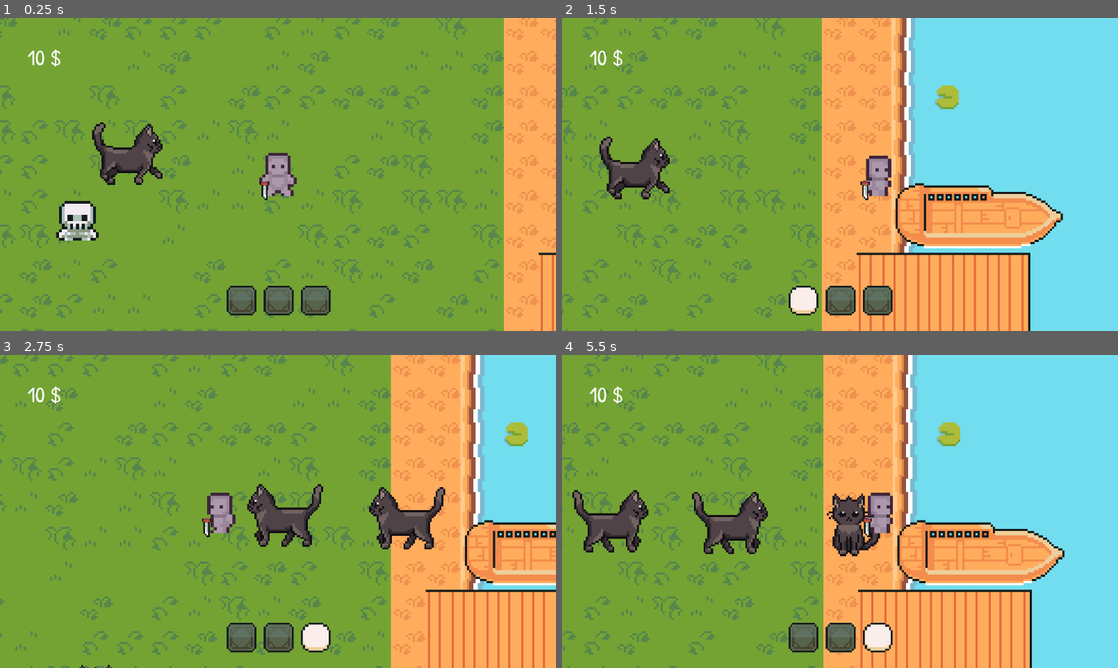
Above: before the commit, frames 1-4 (two rows, left to right).
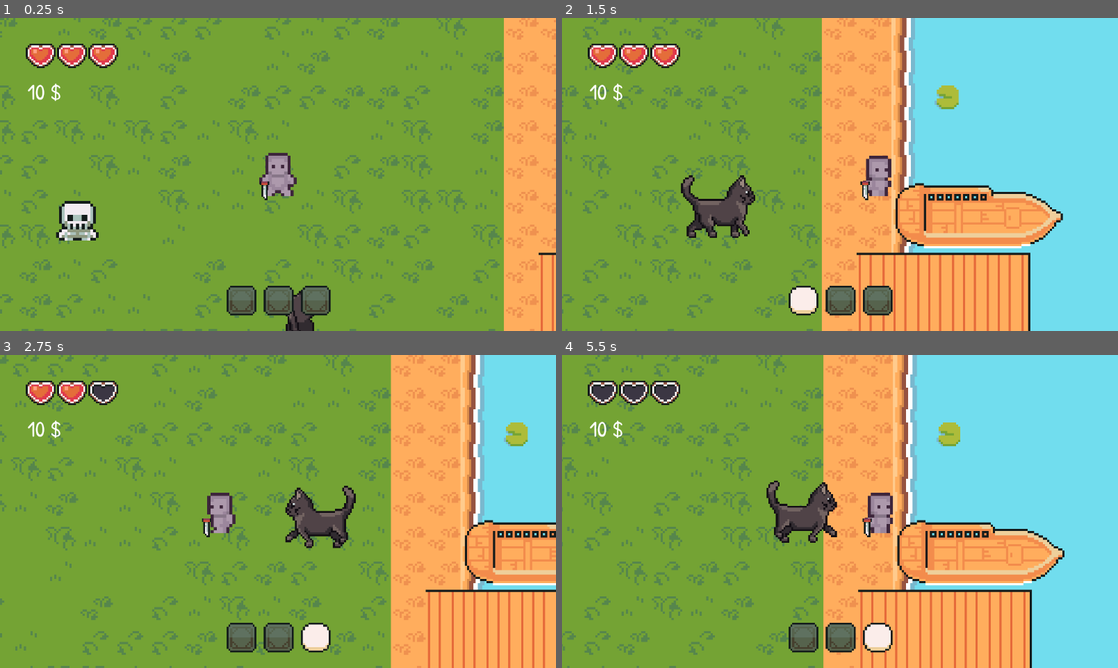
Above: after the commit, the same moments.

Repository: NileKnight1/tycoon
Game: Godot game, scene res://scenes/game.tscn
Two runs of this game, one before a commit and one after it. Both use one fixed random seed, a clock stepped at 60 frames per second and the inputs below.
Inputs (mouse positions are in pixels of both pictures, inside the frame that each line leads up to):
- Up to frame 1 (0.25 s): no input
- Up to frame 2 (1.5 s): tap Enter (ui_accept) at 0.5, 0.77 s; move the mouse to (962, 158) at 0.52 s; hold D (right) from 0.53 s (still down); click (962, 158) at 0.6 s; tap 1 (t1) at 0.8, 1.35 s; move the mouse to (728, 190) at 1.27 s
- Up to frame 3 (2.75 s): tap Enter (ui_accept) at 1.52 s; tap 2 (t2) at 1.55, 2.1 s; move the mouse to (333, 442) at 2.02 s; release D (right) at 2.03 s; hold A (left) from 2.03 s (still down); tap 3 (t3) at 2.3 s
- Up to frame 4 (5.5 s): move the mouse to (812, 574) at 2.77 s; release A (left) at 2.78 s; hold D (right) 2.78-4.28 s; tap 3 (t3) at 2.85, 5.3 s; tap Enter (ui_accept) at 3.02, 3.77, 4.52 s; click (812, 574) at 3.05 s; move the mouse to (1006, 558) at 3.52 s; click (1006, 558) at 3.6 s; tap 1 (t1) at 3.8 s; move the mouse to (673, 464) at 4.27 s; hold A (left) 4.28-5.03 s; tap E (interact) at 4.35 s; tap 2 (t2) at 4.55 s; move the mouse to (867, 511) at 5.02 s; hold D (right) from 5.03 s (still down); hold Shift (sprint) from 5.03 s (still down)

The runs differ from the first frame. In frame 1, 2.9% of the frame differs, in the area x 4-57%, y 8-100%; in frame 2, 4.1%; in frame 3, 5.0%; in frame 4, 6.6%, in the area x 1-58%, y 8-65%.

Commit message:
Working on spawning cats systems

Diff:
--- a/objects/cat.tscn
+++ b/objects/cat.tscn
@@ -1,6 +1,7 @@
-[gd_scene load_steps=29 format=3 uid="uid://tag6uebycwco"]
+[gd_scene load_steps=30 format=3 uid="uid://tag6uebycwco"]
 
 [ext_resource type="Texture2D" uid="uid://bemqptwm174vx" path="res://assets/characters/cars/cat 1 (64х64).png" id="1_01qht"]
+[ext_resource type="Script" uid="uid://dxrjlv0r7d8u6" path="res://scripts/cat.gd" id="1_upkem"]
 
 [sub_resource type="AtlasTexture" id="AtlasTexture_upkem"]
 atlas = ExtResource("1_01qht")
@@ -205,20 +206,49 @@
 "speed": 5.0
 }]
 
-[sub_resource type="CapsuleShape2D" id="CapsuleShape2D_cutwm"]
-radius = 8.999425
-height = 26.020948
+[sub_resource type="CapsuleShape2D" id="CapsuleShape2D_sww3w"]
+radius = 20.012934
+height = 40.025867
 
 [node name="cat" type="CharacterBody2D"]
+scale = Vector2(0.8751179, 0.89774454)
+collision_layer = 16
+collision_mask = 16
+script = ExtResource("1_upkem")
 
 [node name="ch" type="AnimatedSprite2D" parent="."]
-sprite_frames = SubResource("SpriteFrames_j5t1a")
-animation = &"right"
-autoplay = "idle"
-frame = 3
-frame_progress = 0.035458125
-
-[node name="CollisionShape2D" type="CollisionShape2D" parent="."]
-position = Vector2(1, 6)
+scale = Vector2(1, 0.99999994)
+sprite_frames = SubResource("SpriteFrames_qnb83")
+animation = &"left"
+
+[node name="hit" type="Area2D" parent="."]
+scale = Vector2(0.99999994, 0.99999994)
+collision_layer = 0
+collision_mask = 128
+
+[node name="CollisionShape2D2" type="CollisionShape2D" parent="hit"]
+position = Vector2(-0.11469332, 1.4286625)
 rotation = -1.5594913
-shape = SubResource("CapsuleShape2D_cutwm")
+scale = Vector2(0.84688556, 0.9705991)
+shape = SubResource("CapsuleShape2D_sww3w")
+
+[node name="damage" type="Area2D" parent="."]
+scale = Vector2(0.99999994, 0.99999994)
+collision_layer = 0
+collision_mask = 128
+
+[node name="CollisionShape2D2" type="CollisionShape2D" parent="damage"]
+position = Vector2(-0.11469332, 1.4286625)
+rotation = -1.5594913
+scale = Vector2(1.3703128, 1.5704889)
+shape = SubResource("CapsuleShape2D_sww3w")
+
+[node name="CollisionShape2D2" type="CollisionShape2D" parent="."]
+position = Vector2(-0.11469332, 1.4286625)
+rotation = -1.5594913
+scale = Vector2(1.3703128, 1.5704889)
+shape = SubResource("CapsuleShape2D_sww3w")
+
+[connection signal="body_entered" from="hit" to="." method="_on_area_body_entered"]
+[connection signal="body_entered" from="damage" to="." method="_on_damage_body_entered"]
+[connection signal="body_exited" from="damage" to="." method="_on_damage_body_exited"]
--- a/scenes/game.tscn
+++ b/scenes/game.tscn
@@ -25,10 +25,9 @@
 [ext_resource type="Texture2D" uid="uid://uyv4v7un12xg" path="res://assets/interior/desertDungeon_.png" id="18_37s47"]
 [ext_resource type="FontFile" uid="uid://cqf1yldi8ixyt" path="res://temp2.ttf" id="18_e1j6l"]
 [ext_resource type="Texture2D" uid="uid://bqkmho5ybxqmd" path="res://assets/interior/dungeon_ (2).png" id="19_bt5mj"]
+[ext_resource type="Texture2D" uid="uid://b68i3m1omiv5f" path="res://assets/ui/Heart.png" id="20_sgl2t"]
 [ext_resource type="Texture2D" uid="uid://didythlguvrlo" path="res://assets/ui/white.png" id="20_suyxu"]
 [ext_resource type="Texture2D" uid="uid://biqct5jjex5ux" path="res://assets/ui/dark.png" id="21_sgl2t"]
-[ext_resource type="Script" uid="uid://dxrjlv0r7d8u6" path="res://scripts/cat.gd" id="26_bhx41"]
-[ext_resource type="Texture2D" uid="uid://bemqptwm174vx" path="res://assets/characters/cars/cat 1 (64х64).png" id="27_qnb83"]
 
 [sub_resource type="TileSetAtlasSource" id="TileSetAtlasSource_iywne"]
 texture = ExtResource("1_lnu2h")
@@ -347,6 +346,33 @@
 radius = 5.147064
 height = 11.764706
 
+[sub_resource type="AtlasTexture" id="AtlasTexture_qouja"]
+atlas = ExtResource("20_sgl2t")
+region = Rect2(0, 0, 16, 16)
+
+[sub_resource type="AtlasTexture" id="AtlasTexture_wljb1"]
+atlas = ExtResource("20_sgl2t")
+region = Rect2(64, 0, 16, 16)
+
+[sub_resource type="SpriteFrames" id="SpriteFrames_v2yb1"]
+animations = [{
+"frames": [{
+"duration": 1.0,
+"texture": SubResource("AtlasTexture_qouja")
+}],
+"loop": true,
+"name": &"false",
+"speed": 5.0
+}, {
+"frames": [{
+"duration": 1.0,
+"texture": SubResource("AtlasTexture_wljb1")
+}],
+"loop": true,
+"name": &"true",
+"speed": 5.0
+}]
+
 [sub_resource type="TileSetAtlasSource" id="TileSetAtlasSource_e1j6l"]
 texture = ExtResource("15_264po")
 
@@ -392,213 +418,6 @@
 sources/3 = SubResource("TileSetAtlasSource_qnb83")
 sources/4 = SubResource("TileSetAtlasSource_sww3w")
 
-[sub_resource type="AtlasTexture" id="AtlasTexture_upkem"]
-atlas = ExtResource("27_qnb83")
-region = Rect2(0, 128, 64, 64)
-
-[sub_resource type="AtlasTexture" id="AtlasTexture_6x4st"]
-atlas = ExtResource("27_qnb83")
-region = Rect2(64, 128, 64, 64)
-
-[sub_resource type="AtlasTexture" id="AtlasTexture_rsrf8"]
-atlas = ExtResource("27_qnb83")
-region = Rect2(128, 128, 64, 64)
-
-[sub_resource type="AtlasTexture" id="AtlasTexture_8u3rq"]
-atlas = ExtResource("27_qnb83")
-region = Rect2(192, 128, 64, 64)
-
-[sub_resource type="AtlasTexture" id="AtlasTexture_ulr3s"]
-atlas = ExtResource("27_qnb83")
-region = Rect2(256, 128, 64, 64)
-
-[sub_resource type="AtlasTexture" id="AtlasTexture_bom52"]
-atlas = ExtResource("27_qnb83")
-region = Rect2(320, 128, 64, 64)
-
-[sub_resource type="AtlasTexture" id="AtlasTexture_12x37"]
-atlas = ExtResource("27_qnb83")
-region = Rect2(0, 0, 64, 64)
-
-[sub_resource type="AtlasTexture" id="AtlasTexture_8dbyo"]
-atlas = ExtResource("27_qnb83")
-region = Rect2(0, 256, 64, 64)
-
-[sub_resource type="AtlasTexture" id="AtlasTexture_rmyt8"]
-atlas = ExtResource("27_qnb83")
-region = Rect2(64, 256, 64, 64)
-
-[sub_resource type="AtlasTexture" id="AtlasTexture_vcplg"]
-atlas = ExtResource("27_qnb83")
-region = Rect2(128, 256, 64, 64)
-
-[sub_resource type="AtlasTexture" id="AtlasTexture_6p0du"]
-atlas = ExtResource("27_qnb83")
-region = Rect2(192, 256, 64, 64)
-
-[sub_resource type="AtlasTexture" id="AtlasTexture_vufol"]
-atlas = ExtResource("27_qnb83")
-region = Rect2(256, 256, 64, 64)
-
-[sub_resource type="AtlasTexture" id="AtlasTexture_guvlc"]
-atlas = ExtResource("27_qnb83")
-region = Rect2(320, 256, 64, 64)
-
-[sub_resource type="AtlasTexture" id="AtlasTexture_ep12j"]
-atlas = ExtResource("27_qnb83")
-region = Rect2(0, 320, 64, 64)
-
-[sub_resource type="AtlasTexture" id="AtlasTexture_6c7gc"]
-atlas = ExtResource("27_qnb83")
-region = Rect2(64, 320, 64, 64)
-
-[sub_resource type="AtlasTexture" id="AtlasTexture_i1eew"]
-atlas = ExtResource("27_qnb83")
-region = Rect2(128, 320, 64, 64)
-
-[sub_resource type="AtlasTexture" id="AtlasTexture_2akte"]
-atlas = ExtResource("27_qnb83")
-region = Rect2(192, 320, 64, 64)
-
-[sub_resource type="AtlasTexture" id="AtlasTexture_ylepy"]
-atlas = ExtResource("27_qnb83")
-region = Rect2(256, 320, 64, 64)
-
-[sub_resource type="AtlasTexture" id="AtlasTexture_dn5vx"]
-atlas = ExtResource("27_qnb83")
-region = Rect2(320, 320, 64, 64)
-
-[sub_resource type="AtlasTexture" id="AtlasTexture_0ldqw"]
-atlas = ExtResource("27_qnb83")
-region = Rect2(0, 192, 64, 64)
-
-[sub_resource type="AtlasTexture" id="AtlasTexture_0nv58"]
-atlas = ExtResource("27_qnb83")
-region = Rect2(64, 192, 64, 64)
-
-[sub_resource type="AtlasTexture" id="AtlasTexture_8k4tw"]
-atlas = ExtResource("27_qnb83")
-region = Rect2(128, 192, 64, 64)
-
-[sub_resource type="AtlasTexture" id="AtlasTexture_5n3o6"]
-atlas = ExtResource("27_qnb83")
-region = Rect2(192, 192, 64, 64)
-
-[sub_resource type="AtlasTexture" id="AtlasTexture_1ef0l"]
-atlas = ExtResource("27_qnb83")
-region = Rect2(256, 192, 64, 64)
-
-[sub_resource type="AtlasTexture" id="AtlasTexture_s7n64"]
-atlas = ExtResource("27_qnb83")
-region = Rect2(320, 192, 64, 64)
-
-[sub_resource type="SpriteFrames" id="SpriteFrames_qnb83"]
-animations = [{
-"frames": [{
-"duration": 1.0,
-"texture": SubResource("AtlasTexture_upkem")
-}, {
-"duration": 1.0,
-"texture": SubResource("AtlasTexture_6x4st")
-}, {
-"duration": 1.0,
-"texture": SubResource("AtlasTexture_rsrf8")
-}, {
-"duration": 1.0,
-"texture": SubResource("AtlasTexture_8u3rq")
-}, {
-"duration": 1.0,
-"texture": SubResource("AtlasTexture_ulr3s")
-}, {
-"duration": 1.0,
-"texture": SubResource("AtlasTexture_bom52")
-}],
-"loop": true,
-"name": &"down",
-"speed": 5.0
-}, {
-"frames": [{
-"duration": 1.0,
-"texture": SubResource("AtlasTexture_12x37")
-}],
-"loop": true,
-"name": &"idle",
-"speed": 5.0
-}, {
-"frames": [{
-"duration": 1.0,
-"texture": SubResource("AtlasTexture_8dbyo")
-}, {
-"duration": 1.0,
-"texture": SubResource("AtlasTexture_rmyt8")
-}, {
-"duration": 1.0,
-"texture": SubResource("AtlasTexture_vcplg")
-}, {
-"duration": 1.0,
-"texture": SubResource("AtlasTexture_6p0du")
-}, {
-"duration": 1.0,
-"texture": SubResource("AtlasTexture_vufol")
-}, {
-"duration": 1.0,
-"texture": SubResource("AtlasTexture_guvlc")
-}],
-"loop": true,
-"name": &"left",
-"speed": 5.0
-}, {
-"frames": [{
-"duration": 1.0,
-"texture": SubResource("AtlasTexture_ep12j")
-}, {
-"duration": 1.0,
-"texture": SubResource("AtlasTexture_6c7gc")
-}, {
-"duration": 1.0,
-"texture": SubResource("AtlasTexture_i1eew")
-}, {
-"duration": 1.0,
-"texture": SubResource("AtlasTexture_2akte")
-}, {
-"duration": 1.0,
-"texture": SubResource("AtlasTexture_ylepy")
-}, {
-"duration": 1.0,
-"texture": SubResource("AtlasTexture_dn5vx")
-}],
-"loop": true,
-"name": &"right",
-"speed": 5.0
-}, {
-"frames": [{
-"duration": 1.0,
-"texture": SubResource("AtlasTexture_0ldqw")
-}, {
-"duration": 1.0,
-"texture": SubResource("AtlasTexture_0nv58")
-}, {
-"duration": 1.0,
-"texture": SubResource("AtlasTexture_8k4tw")
-}, {
-"duration": 1.0,
-"texture": SubResource("AtlasTexture_5n3o6")
-}, {
-"duration": 1.0,
-"texture": SubResource("AtlasTexture_1ef0l")
-}, {
-"duration": 1.0,
-"texture": SubResource("AtlasTexture_s7n64")
-}],
-"loop": true,
-"name": &"up",
-"speed": 5.0
-}]
-
-[sub_resource type="CapsuleShape2D" id="CapsuleShape2D_sww3w"]
-radius = 20.012934
-height = 40.025867
-
 [node name="game" type="Node2D"]
 script = ExtResource("1_u5sy4")
 
@@ -825,6 +644,13 @@
 texture = ExtResource("13_suyxu")
 expand_mode = 1
 stretch_mode = 5
+
+[node name="cooldown" type="Timer" parent="player1"]
+wait_time = 0.5
+one_shot = true
+
+[node name="hearts" type="Timer" parent="player1"]
+one_shot = true
 
 [node name="gui" type="CanvasLayer" parent="."]
 
@@ -956,11 +782,33 @@
 horizontal_alignment = 1
 vertical_alignment = 1
 
+[node name="hearts" type="HBoxContainer" parent="gui"]
+offset_right = 40.0
+offset_bottom = 40.0
+
+[node name="heart3" type="AnimatedSprite2D" parent="gui/hearts"]
+position = Vector2(238, 85)
+scale = Vector2(4.3125, 4.3125)
+sprite_frames = SubResource("SpriteFrames_v2yb1")
+animation = &"true"
+
+[node name="heart2" type="AnimatedSprite2D" parent="gui/hearts"]
+position = Vector2(166.00002, 85)
+scale = Vector2(4.3125, 4.3125)
+sprite_frames = SubResource("SpriteFrames_v2yb1")
+animation = &"true"
+
+[node name="heart1" type="AnimatedSprite2D" parent="gui/hearts"]
+position = Vector2(94, 85)
+scale = Vector2(4.3125, 4.3125)
+sprite_frames = SubResource("SpriteFrames_v2yb1")
+animation = &"true"
+
 [node name="currency" type="Label" parent="gui"]
 offset_left = 63.0
-offset_top = 56.0
+offset_top = 135.0
 offset_right = 232.0
-offset_bottom = 151.0
+offset_bottom = 230.0
 theme_override_fonts/font = ExtResource("8_gee14")
 theme_override_font_sizes/font_size = 50
 text = "0 $"
@@ -1101,129 +949,6 @@
 
 [node name="cats" type="Node2D" parent="."]
 
-[node name="cooldown" type="Timer" parent="cats"]
-wait_time = 0.5
-one_shot = true
-
-[node name="cat" type="CharacterBody2D" parent="cats"]
-scale = Vector2(0.8751179, 0.89774454)
-collision_layer = 16
-collision_mask = 16
-script = ExtResource("26_bhx41")
-
-[node name="ch" type="AnimatedSprite2D" parent="cats/cat"]
-scale = Vector2(1, 0.99999994)
-sprite_frames = SubResource("SpriteFrames_qnb83")
-animation = &"left"
-
-[node name="hit" type="Area2D" parent="cats/cat"]
-scale = Vector2(0.99999994, 0.99999994)
-collision_layer = 0
-collision_mask = 128
-
-[node name="CollisionShape2D2" type="CollisionShape2D" parent="cats/cat/hit"]
-position = Vector2(-0.11469332, 1.4286625)
-rotation = -1.5594913
-scale = Vector2(0.84688556, 0.9705991)
-shape = SubResource("CapsuleShape2D_sww3w")
-
-[node name="damage" type="Area2D" parent="cats/cat"]
-scale = Vector2(0.99999994, 0.99999994)
-collision_layer = 0
-collision_mask = 128
-
-[node name="CollisionShape2D2" type="CollisionShape2D" parent="cats/cat/damage"]
-position = Vector2(-0.11469332, 1.4286625)
-rotation = -1.5594913
-scale = Vector2(1.3703128, 1.5704889)
-shape = SubResource("CapsuleShape2D_sww3w")
-
-[node name="CollisionShape2D2" type="CollisionShape2D" parent="cats/cat"]
-position = Vector2(-0.11469332, 1.4286625)
-rotation = -1.5594913
-scale = Vector2(1.3703128, 1.5704889)
-shape = SubResource("CapsuleShape2D_sww3w")
-
-[node name="cat2" type="CharacterBody2D" parent="cats"]
-position = Vector2(-90, 223.99998)
-scale = Vector2(0.8751179, 0.89774454)
-collision_layer = 16
-collision_mask = 16
-script = ExtResource("26_bhx41")
-
-[node name="ch" type="AnimatedSprite2D" parent="cats/cat2"]
-scale = Vector2(1, 0.99999994)
-sprite_frames = SubResource("SpriteFrames_qnb83")
-animation = &"left"
-
-[node name="hit" type="Area2D" parent="cats/cat2"]
-scale = Vector2(0.99999994, 0.99999994)
-collision_layer = 0
-collision_mask = 128
-
-[node name="CollisionShape2D2" type="CollisionShape2D" parent="cats/cat2/hit"]
-position = Vector2(-0.11469332, 1.4286625)
-rotation = -1.5594913
-scale = Vector2(0.84688556, 0.9705991)
-shape = SubResource("CapsuleShape2D_sww3w")
-
-[node name="damage" type="Area2D" parent="cats/cat2"]
-scale = Vector2(0.99999994, 0.99999994)
-collision_layer = 0
-collision_mask = 128
-
-[node name="CollisionShape2D2" type="CollisionShape2D" parent="cats/cat2/damage"]
-position = Vector2(-0.11469332, 1.4286625)
-rotation = -1.5594913
-scale = Vector2(1.3703128, 1.5704889)
-shape = SubResource("CapsuleShape2D_sww3w")
-
-[node name="CollisionShape2D2" type="CollisionShape2D" parent="cats/cat2"]
-position = Vector2(-0.11469332, 1.4286625)
-rotation = -1.5594913
-scale = Vector2(1.3703128, 1.5704889)
-shape = SubResource("CapsuleShape2D_sww3w")
-
-[node name="cat3" type="CharacterBody2D" parent="cats"]
-position = Vector2(106, 197.99998)
-scale = Vector2(0.8751179, 0.89774454)
-collision_layer = 16
-collision_mask = 16
-script = ExtResource("26_bhx41")
-
-[node name="ch" type="AnimatedSprite2D" parent="cats/cat3"]
-scale = Vector2(1, 0.99999994)
-sprite_frames = SubResource("SpriteFrames_qnb83")
-animation = &"left"
-
-[node name="hit" type="Area2D" parent="cats/cat3"]
-scale = Vector2(0.99999994, 0.99999994)
-collision_layer = 0
-collision_mask = 128
-
-[node name="CollisionShape2D2" type="CollisionShape2D" parent="cats/cat3/hit"]
-position = Vector2(-0.11469332, 1.4286625)
-rotation = -1.5594913
-scale = Vector2(0.84688556, 0.9705991)
-shape = SubResource("CapsuleShape2D_sww3w")
-
-[node name="damage" type="Area2D" parent="cats/cat3"]
-scale = Vector2(0.99999994, 0.99999994)
-collision_layer = 0
-collision_mask = 128
-
-[node name="CollisionShape2D2" type="CollisionShape2D" parent="cats/cat3/damage"]
-position = Vector2(-0.11469332, 1.4286625)
-rotation = -1.5594913
-scale = Vector2(1.3703128, 1.5704889)
-shape = SubResource("CapsuleShape2D_sww3w")
-
-[node name="CollisionShape2D2" type="CollisionShape2D" parent="cats/cat3"]
-position = Vector2(-0.11469332, 1.4286625)
-rotation = -1.5594913
-scale = Vector2(1.3703128, 1.5704889)
-shape = SubResource("CapsuleShape2D_sww3w")
-
 [connection signal="body_entered" from="map/Area2D" to="." method="_on_area_2d_body_entered"]
 [connection signal="body_exited" from="map/Area2D" to="." method="_on_area_2d_body_exited"]
 [connection signal="body_entered" from="map/house" to="." method="_on_house_body_entered"]
@@ -1236,12 +961,3 @@
 [connection signal="toggled" from="gui/taskbar/button3" to="." method="_on_button_3_toggled"]
 [connection signal="pressed" from="house/back" to="." method="_on_back_pressed"]
 [connection signal="pressed" from="house/Node2D/add" to="." method="_on_add_pressed"]
-[connection signal="body_entered" from="cats/cat/hit" to="cats/cat" method="_on_area_body_entered"]
-[connection signal="body_entered" from="cats/cat/damage" to="cats/cat" method="_on_damage_body_entered"]
-[connection signal="body_exited" from="cats/cat/damage" to="cats/cat" method="_on_damage_body_exited"]
-[connection signal="body_entered" from="cats/cat2/hit" to="cats/cat2" method="_on_area_body_entered"]
-[connection signal="body_entered" from="cats/cat2/damage" to="cats/cat2" method="_on_damage_body_entered"]
-[connection signal="body_exited" from="cats/cat2/damage" to="cats/cat2" method="_on_damage_body_exited"]
-[connection signal="body_entered" from="cats/cat3/hit" to="cats/cat3" method="_on_area_body_entered"]
-[connection signal="body_entered" from="cats/cat3/damage" to="cats/cat3" method="_on_damage_body_entered"]
-[connection signal="body_exited" from="cats/cat3/damage" to="cats/cat3" method="_on_damage_body_exited"]
--- a/scripts/cat.gd
+++ b/scripts/cat.gd
@@ -52,8 +52,7 @@
 
 
 func _on_area_body_entered(body: Node2D) -> void:
-	player.health += 1
-	print(player.health)
+	game.player_hit()
 
 func _on_damage_body_entered(body: Node2D) -> void:
 	hitbox = 1
@@ -62,6 +61,5 @@
 	hitbox = 0
 
 func _input(event: InputEvent) -> void:
-
 	if Input.is_action_just_pressed("action"):
 		game.hit(self)
--- a/scripts/game.gd
+++ b/scripts/game.gd
@@ -23,7 +23,13 @@
 @onready var houses = $map/tilemaps/houses
 @onready var taskbar = $gui/taskbar
 
-@onready var cooldown = $cats/cooldown
+@onready var cooldown = $player1/cooldown
+@onready var hearts = $gui/hearts
+@onready var hearts_cooldown = $player1/hearts
+@onready var cats = $cats
+
+@onready var cat_scene = preload("res://objects/cat.tscn")
+@onready var cat_script = preload("res://scripts/cat.gd")
 
 
 var play_pos
@@ -31,6 +37,7 @@
 # Called when the node enters the scene tree for the first time.
 func _ready() -> void:
 	#cooldown.start()
+
 
 
 	#print(workers)
@@ -39,7 +46,10 @@
 	#print(sell_button_text.position.y)
 
 	start_game()
+	spawn_cat()
+
 	player2.no_move = 1
+
 
 
 # Called every frame. 'delta' is the elapsed time since the previous frame.
@@ -68,6 +78,8 @@
 
 func add_worker():
 	start_game()
+
+
 
 
 
@@ -132,7 +144,8 @@
 		taskbar.get_child(1).button_pressed = 2
 	elif Input.is_action_just_pressed("t3"):
 		taskbar.get_child(2).button_pressed = 3
-
+	if Input.is_action_just_pressed("action"):
+		_hit()
 
 
 func _on_sell_button_up() -> void:
@@ -160,29 +173,64 @@
 			if(i.get_index() == 2): continue
 			i.button_pressed = 0
 
+
+
+func _hit():
+	if cooldown.time_left: return
+
+	cooldown.start(0.5)
+
+	player.get_node("hand").position.y += 3
+	await get_tree().create_timer(0.1).timeout
+	player.get_node("hand").position.y -= 3
+
+
+
 func hit(cat):
 
+	#print(1)
+
 	if inventory.inventory_opened: return
-
-	if 1:
-		if cooldown.time_left: return
-		#print(cooldown.time_left)
-
-		cooldown.start(0.5)
-
-
-
-
-		player.get_node("hand").position.y += 3
-		await get_tree().create_timer(0.1).timeout
-		player.get_node("hand").position.y -= 3
-
-		if(!cat.hitbox): return
-
-		for i in taskbar.get_children():
-			if i.button_pressed && i.get_child(0).texture == load("res://assets/items/Small Knife.png") :
-				cat.health -= 1
-				break
-
-		if(!cat.health):
-			cat.queue_free()
+	#print(2)
+
+	if cooldown.time_left: return
+	_hit()
+	#print(3)
+	#if cooldown.time_left: return
+
+
+	if(!cat.hitbox): return
+
+	for i in taskbar.get_children():
+		if i.button_pressed && i.get_child(0).texture == load("res://assets/items/Small Knife.png") :
+			cat.health -= 1
+			break
+
+	if(!cat.health):
+		cat.queue_free()
+
+
+
+func player_hit():
+
+	if hearts_cooldown.time_left: return
+	if player.health == 0:
+		print("Dead")
+		return
+
+
+	player.health -= 1
+	hearts_cooldown.start()
+
+	for i in range(3-player.health):
+		hearts.get_child(i).play("false")
+
+		#get_tree().change_scene_to_file("res://scenes/game.tscn")
+
+func spawn_cat():
+	var new_cat = cat_scene.instantiate()
+	print("Hi")
+	new_cat.set_script(cat_script)
+	cats.add_child(new_cat)
+
+	new_cat.position = Vector2(100, 100)
--- a/scripts/player.gd
+++ b/scripts/player.gd
@@ -6,10 +6,9 @@
 
 @onready var player = $ch
 
+var health = 3
+
 var no_move = 0
-
-var health = 0
-
 
 #@onready var tiles = $tiles
 #@onready var main = $main
Binary file added: assets/ui/Heart-16x16 (1).png
Not shown, added: assets/ui/Heart-16x16 (1).png.import
Binary file added: assets/ui/Heart-16x16.png
Not shown, added: assets/ui/Heart-16x16.png.import
Binary file added: assets/ui/Heart-17x16 (1).png
Not shown, added: assets/ui/Heart-17x16 (1).png.import
Binary file added: assets/ui/Heart-17x16.png
Not shown, added: assets/ui/Heart-17x16.png.import
Binary file added: assets/ui/Heart.png
Not shown, added: assets/ui/Heart.png.import
Not shown: 1 places in objects/cat.tscn that only renumber resources
Not shown: 1 places in scenes/game.tscn that only renumber resources
